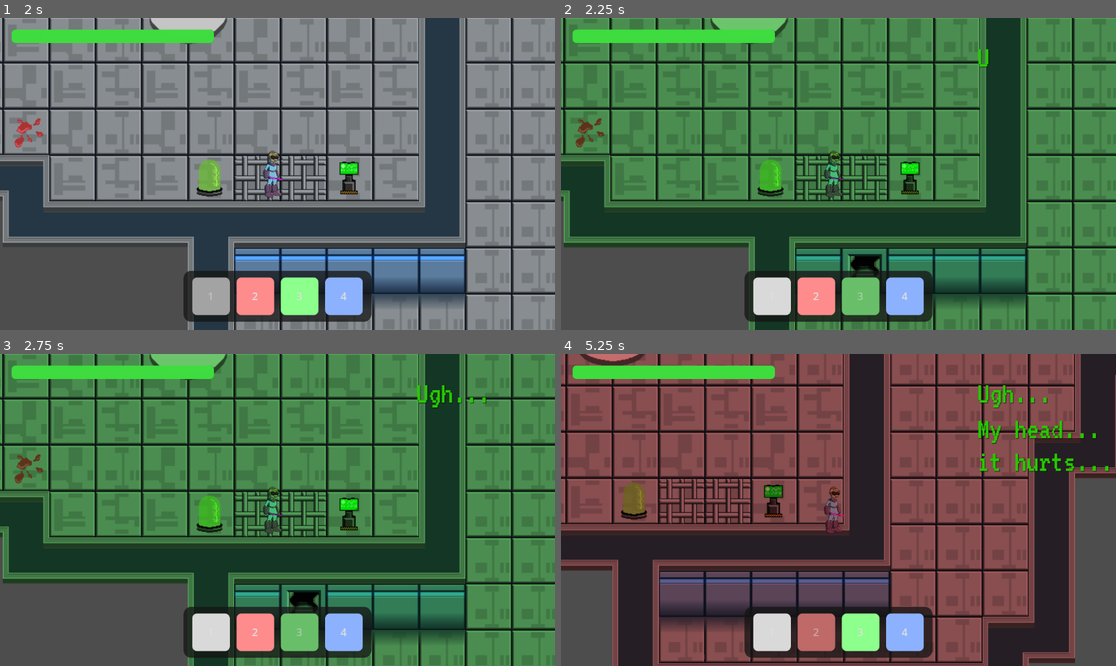
Above: before the commit, frames 1-4 (two rows, left to right).
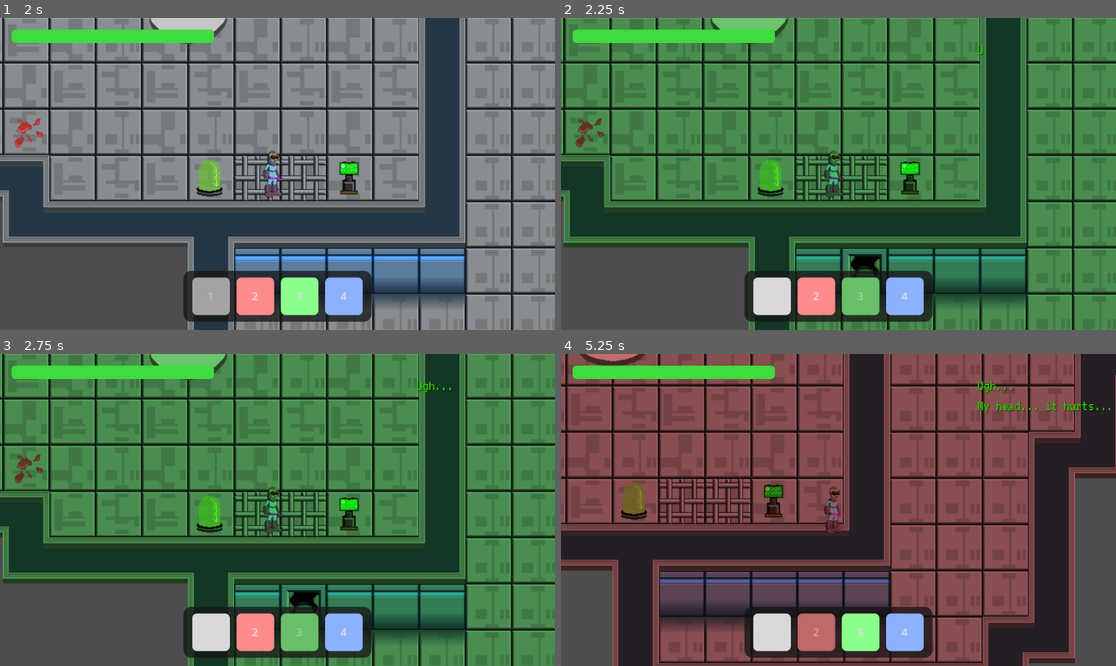
Above: after the commit, the same moments.

Repository: William-Barry-Aix/GGJ_2026
Game: Godot game, scene res://scenes/root/game_root.tscn
The game is run twice, just before and just after one commit, with the same random seed, the same clock (stepped at 60 frames per second) and the same inputs.
Inputs (mouse positions are in pixels of both pictures, inside the frame that each line leads up to):
- Up to frame 1 (2 s): click "2" at 0.5 s; click "1" at 1.25 s
- Up to frame 2 (2.25 s): click "3" at 2 s
- Up to frame 3 (2.75 s): no input
- Up to frame 4 (5.25 s): click "4" at 2.75 s; tap Enter at 3.5 s; move the mouse to (960, 494) at 3.52 s; press the mouse at (960, 494) at 3.53 s; hold D (move_right) 3.53-4.28 s; move the mouse to (727, 525) at 4.27 s; release the mouse at (727, 525) at 4.28 s; hold S (move_down) 4.28-5.03 s; tap 1 (layer_1) at 4.35 s; move the mouse to (894, 441) at 5.02 s; hold D (move_right) from 5.03 s (still down); tap 2 (layer_2) at 5.1 s

Frame 1 is identical in both runs. In frame 2, less than 0.1% of the frame differs, in the area x 75-78%, y 8-16%; in frame 3, 0.3%; in frame 4, 1.4%, in the area x 75-99%, y 8-38%.

Commit message:
Removed redondant delta in bolzeur, reduce ui type font size, moved magic numbers in thought container in constants

Diff:
--- a/Ressources/ui_themes/monologue.tres
+++ b/Ressources/ui_themes/monologue.tres
@@ -9,7 +9,7 @@
 Label/colors/font_color = Color(0.14901961, 0.7882353, 0, 1)
 Label/colors/font_outline_color = Color(0, 0, 0, 1)
 Label/colors/font_shadow_color = Color(0, 0, 0, 0.5254902)
-Label/font_sizes/font_size = 64
+Label/font_sizes/font_size = 32
 Label/fonts/font = ExtResource("1_wq6xn")
 Panel/styles/panel = SubResource("StyleBoxEmpty_hqnrr")
 TextEdit/font_sizes/font_size = 64
--- a/scenes/Projectiles/base_projectile.tscn
+++ b/scenes/Projectiles/base_projectile.tscn
@@ -1,6 +1,6 @@
 [gd_scene load_steps=3 format=3 uid="uid://dldr18unr3dp3"]
 
-[ext_resource type="Script" uid="uid://bcl7s8pwe72bh" path="res://scenes/projectiles/base_projectile.gd" id="1_y3aew"]
+[ext_resource type="Script" uid="uid://bcl7s8pwe72bh" path="res://scenes/Projectiles/base_projectile.gd" id="1_y3aew"]
 [ext_resource type="PackedScene" uid="uid://dnkvseka2im44" path="res://scenes/combat/hitbox.tscn" id="2_msk2k"]
 
 [node name="BaseProjectile" type="Area2D"]
--- a/scenes/mobs/bolzeur.gd
+++ b/scenes/mobs/bolzeur.gd
@@ -34,13 +34,13 @@
 		State.idle:
 			return
 		State.chasing:
-			_chase(delta)
+			_chase()
 		State.charging:
 			pass
 		State.resting:
 			pass
 
-func _chase(delta: float) -> void:
+func _chase() -> void:
 	if target == null:
 		return
 	nav2d.target_position = target.global_position
--- a/scenes/ui/tought_container.gd
+++ b/scenes/ui/tought_container.gd
@@ -15,8 +15,10 @@
 const MARGIN_LABELS = 5
 const MAX_LETTER_INTERVAL = 0.4
 const MIN_LETTER_INTERVAL = 0.1
+const MAX_LABELS = 3
 
 @onready var vbox := %VBoxContainer
+@onready var mbox := %MarginContainer
 @onready var ui_theme := preload("res://Ressources/ui_themes/monologue.tres")
 @onready var rng = RandomNumberGenerator.new()
 
@@ -73,7 +75,7 @@
 	intro_index += 1
 
 func instantiate_monologue_label(text : String) -> void:
-	if vbox.get_child_count() > 4:
+	if vbox.get_child_count() > MAX_LABELS:
 		vbox.get_child(1).queue_free()
 	var new_mbox = MarginContainer.new()
 	new_mbox.add_theme_constant_override("margin_top", MARGIN_LABELS)
